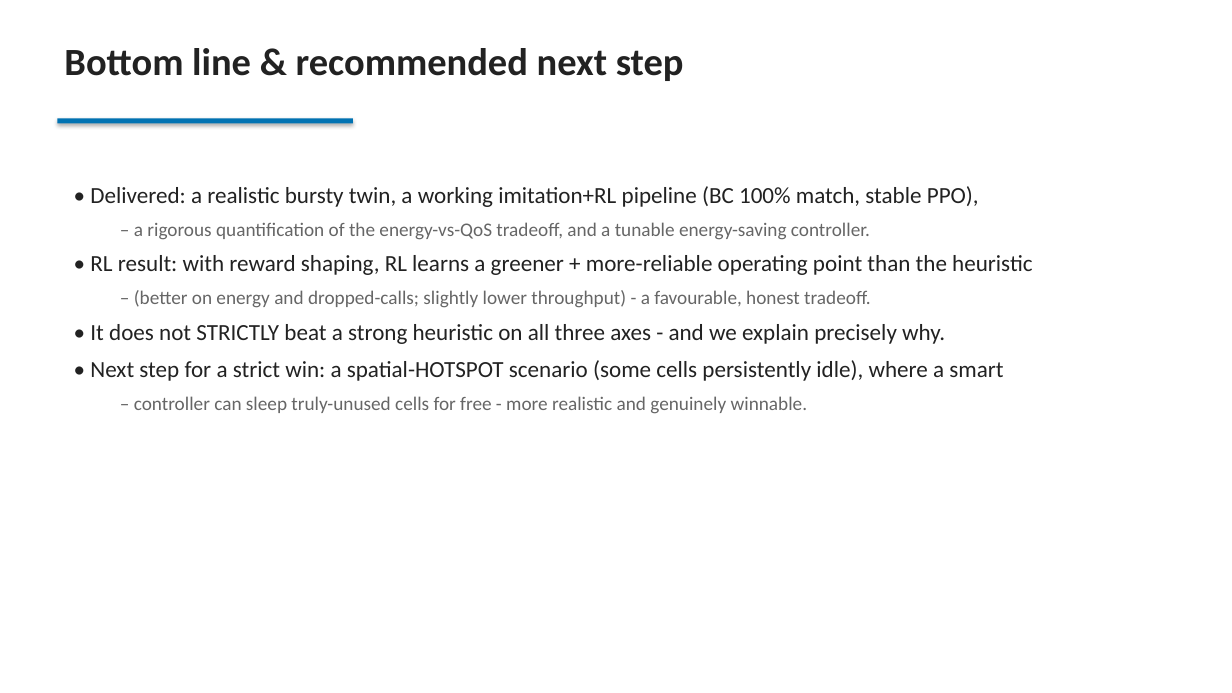
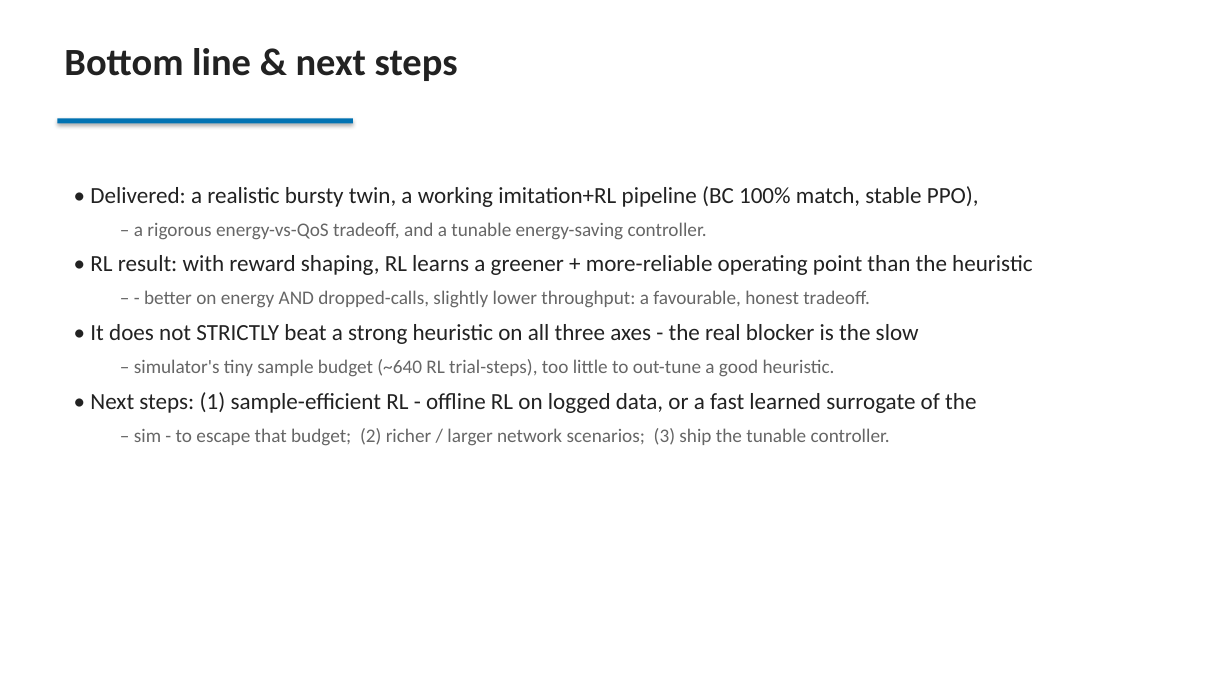
Before and after one commit to SergeantCooper/ns-o-ran-gym, a slide deck: slide 12 of energy_saving_RL_project.pptx. Drawn at 1232x693 pixels with LibreOffice and Linux fonts; fonts in the diff are those of the drawing. Boxes give left, top, right and bottom in pixels: in the first picture for what was removed or moved away, otherwise in the second. Text is boxed around its words. In the diff, an @@ line names an element or a change of style, - is before the commit and + after.

```diff
--- a/energy_saving_RL_project.pptx
+++ b/energy_saving_RL_project.pptx
@@ text at box(64, 48, 458, 81): text changed @@
-Bottom line & recommended next step
+Bottom line & next steps
@@ text at box(134, 222, 707, 240): text changed @@
-  – a rigorous quantification of the energy-vs-QoS tradeoff, and a tunable energy-saving controller.
+  – a rigorous energy-vs-QoS tradeoff, and a tunable energy-saving controller.
@@ text at box(90, 290, 976, 446): text changed; size 18 to 15 pt; text colour #222222 to #666666 @@
-  – (better on energy and dropped-calls; slightly lower throughput) - a favourable, honest tradeoff.
-• It does not STRICTLY beat a strong heuristic on all three axes - and we explain precisely why.
-• Next step for a strict win: a spatial-HOTSPOT scenario (some cells persistently idle), where a smart
-  – controller can sleep truly-unused cells for free - more realistic and genuinely winnable.
+  – - better on energy AND dropped-calls, slightly lower throughput: a favourable, honest tradeoff.
+• It does not STRICTLY beat a strong heuristic on all three axes - the real blocker is the slow
+  – simulator's tiny sample budget (~640 RL trial-steps), too little to out-tune a good heuristic.
+• Next steps: (1) sample-efficient RL - offline RL on logged data, or a fast learned surrogate of the
+  – sim - to escape that budget; (2) richer / larger network scenarios; (3) ship the tunable controller.
```
Also in this commit, not shown: 1 other slide changed, 3 other files.
